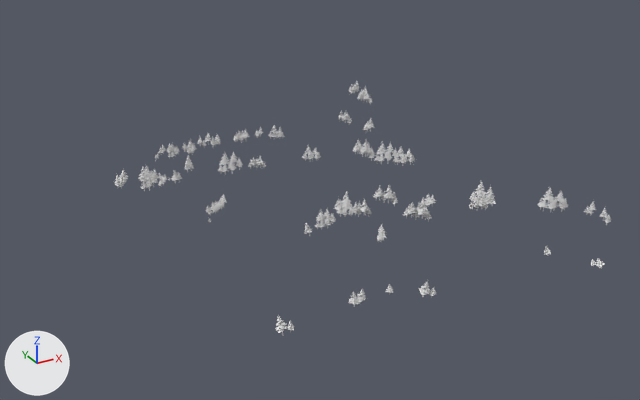
The glTF model VALOMBRA/models/forest.glb: old version first, new version second.
Camera for both pictures: a camera (50 mm lens) standing at (-312.0, -659.0, 339.0) and looking at (36.0, -26.0, 22.0). Every picture has the same lights, and +X, +Y and +Z are marked at lower left. Vertices at the same position are counted once.

Objects in the first picture: 'SAPIN+LOW-ALL'.
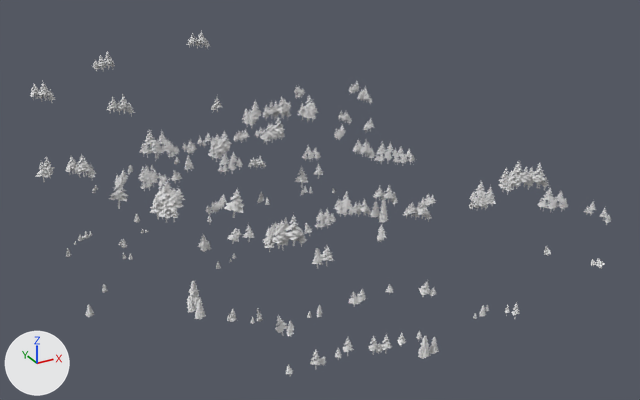
Boxes [x1, y1, x2, y2] around the edits, measured in the pictures (640 x 400 px):
'SAPIN+LOW-ALL', reshaped (17% wider, 35% taller)
    before: [114, 82, 611, 336]
    after: [30, 32, 611, 376]
part 1 of me_plane_062, built on
    after: [36, 32, 517, 376]
part 2 of me_plane_062, added
    after: [30, 51, 135, 116]
part 3 of me_plane_062, added
    after: [498, 162, 550, 194]

The edits, one by one:
me_plane_062 is used by ob_sapin_low_all; location (0.0, 0.0, 0.0).
me_plane_062 had 27438 vertices, 19906 faces and spanned x -133.0..202.0, y -253.0..185.0, z -27.0..83.0.
me_plane_062 now has 74687 vertices, 51886 faces and spans x -192.0..202.0, y -259.0..245.0, z -79.0..133.0.
me_plane_062 part 1: 2 vertices moved within x -44.0, y 40.0, z -7.0; 42869 vertices added at x -192.0..150.0, y -228.0..245.0, z -79.0..124.0.
me_plane_062 part 2: 2448 vertices added at x -168.0..-70.0, y 82.0..216.0, z 89.0..122.0.
me_plane_062 part 3: 1632 vertices added at x 44.0..95.0, y -259.0..-229.0, z 101.0..133.0.
